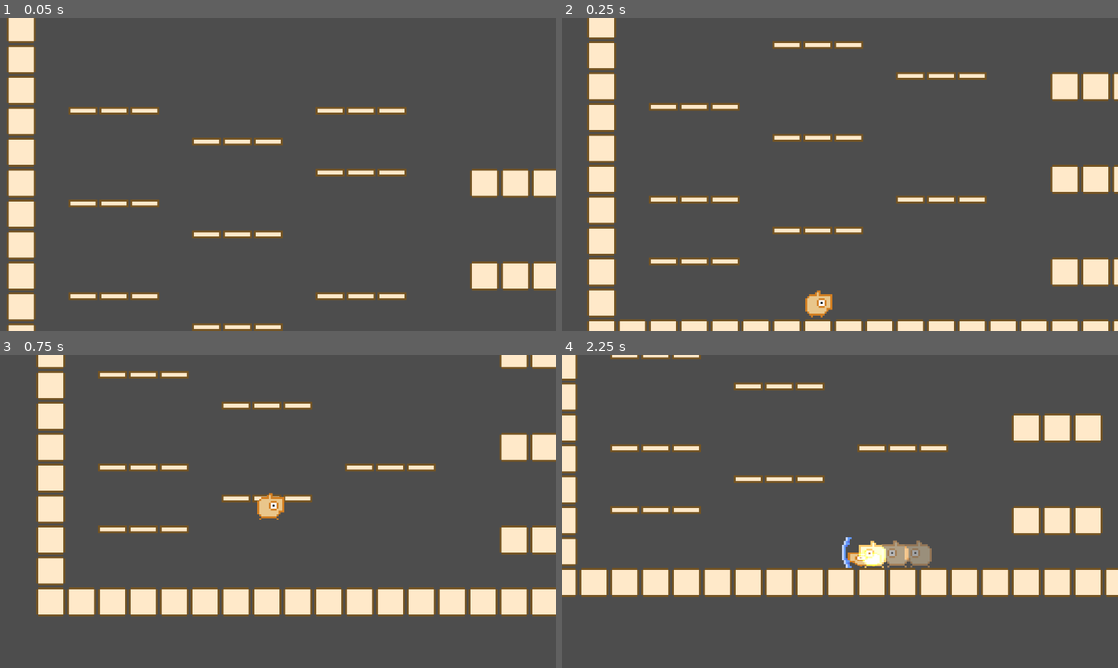
Above: before the commit, frames 1-4 (two rows, left to right).
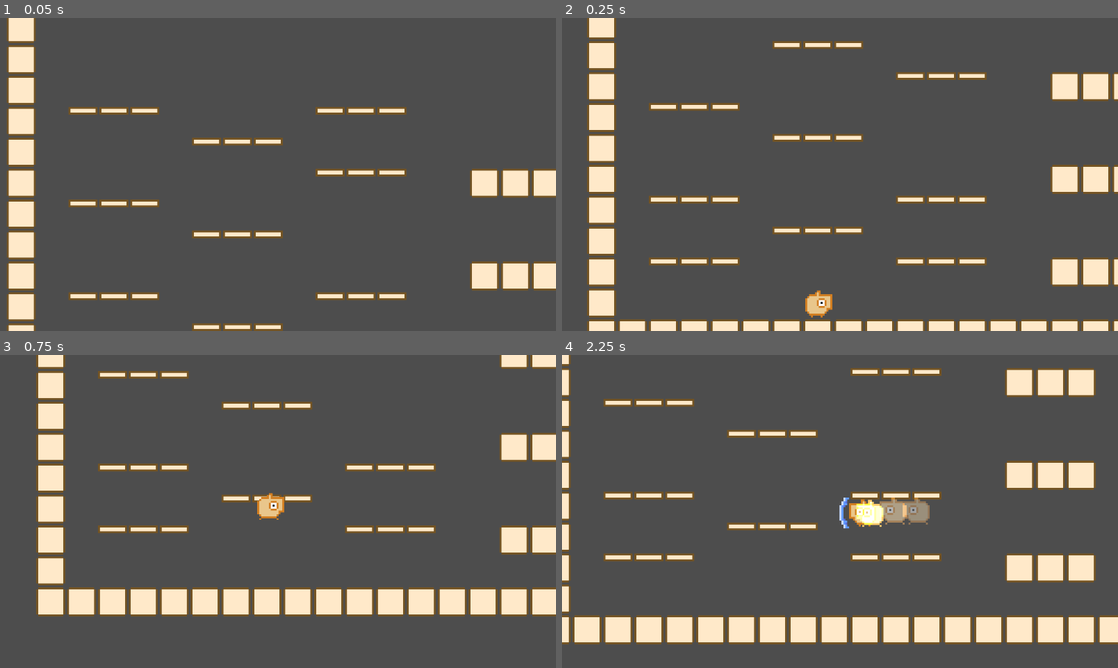
Above: after the commit, the same moments.

Repository: syun77/gd_inovania
Game: Godot game, scene res://Main.tscn
Same seed, same stepped clock (60 frames per second), same inputs: the game is played once before the commit and once after it.
Inputs (mouse positions are in pixels of both pictures, inside the frame that each line leads up to):
- Up to frame 1 (0.05 s): no input
- Up to frame 2 (0.25 s): no input
- Up to frame 3 (0.75 s): move the mouse to (400, 495) at 0.52 s; hold Right (ui_right) from 0.53 s (still down); hold Space (action) from 0.53 s (still down)
- Up to frame 4 (2.25 s): tap Up (ui_up) at 0.77, 1.52 s; move the mouse to (728, 527) at 1.27 s; release Space (action) at 1.28 s; tap Space (action) at 1.35 s; move the mouse to (895, 442) at 2.02 s; release Right (ui_right) at 2.03 s; hold Left (ui_left) from 2.03 s (still down); hold Space (action) from 2.03 s (still down); tap Shift (special) at 2.1 s

Frame 1 is identical in both runs. In frame 2, 0.4% of the frame differs, in the area x 60-77%, y 76-80%; in frame 3, 0.4%; in frame 4, 32%, in the area x 0-100%, y 0-93%.

Commit message:
デバッグ用コードの削除

Diff:
--- a/gd_inovania/Main.gd
+++ b/gd_inovania/Main.gd
@@ -95,6 +95,7 @@
 					# ハシゴ.
 					var obj = LADDER_OBJ.instantiate()
 					obj.position = pos
+					#obj.z_index = -1
 					_bg_layer.add_child(obj)
 					Map.erase_cell_from_world(pos)
 
@@ -107,8 +108,8 @@
 
 ## 上を調べてコリジョンがなければ一方通行床を置く.
 func _check_put_oneway(i:int, j:int) -> void:
-	if i == 39 and j == 11:
-		return # ※[DEBUG]特定のタイルを強制的に除外.
+	#if i == 31 and j == 11:
+	#	return # ※[DEBUG]特定のタイルを強制的に除外.
 
 	var pos = Map.grid_to_world(Vector2i(i, j))
 	var pos2 = Map.grid_to_world(Vector2(i, j-1))
--- a/gd_inovania/Main.tscn
+++ b/gd_inovania/Main.tscn
@@ -14,7 +14,7 @@
 tile_set = ExtResource("1_siuqx")
 format = 2
 layer_0/name = "BackGround"
-layer_0/tile_data = PackedInt32Array(0, 65536, 0, 1, 65536,  …(9923 unchanged characters)…  0, 589928, 655360, 0, 589939, 393216, 5)
+layer_0/tile_data = PackedInt32Array(0, 65536, 0, 1, 65536,  …(9923 unchanged characters)…  0, 589928, 655360, 0, 589939, 393216, 5, 786442, 262144, 0, 786443, 262144, 0, 786444, 262144, 0)
 
 [node name="MainLayer" type="CanvasLayer" parent="."]
 follow_viewport_enabled = true
